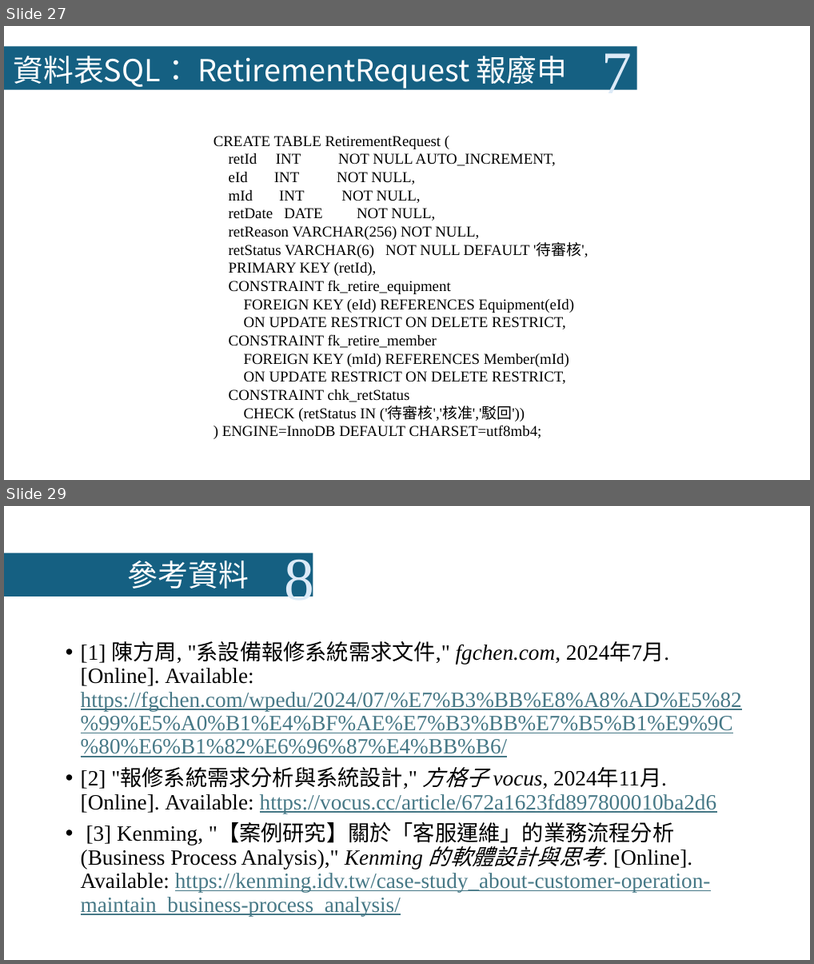
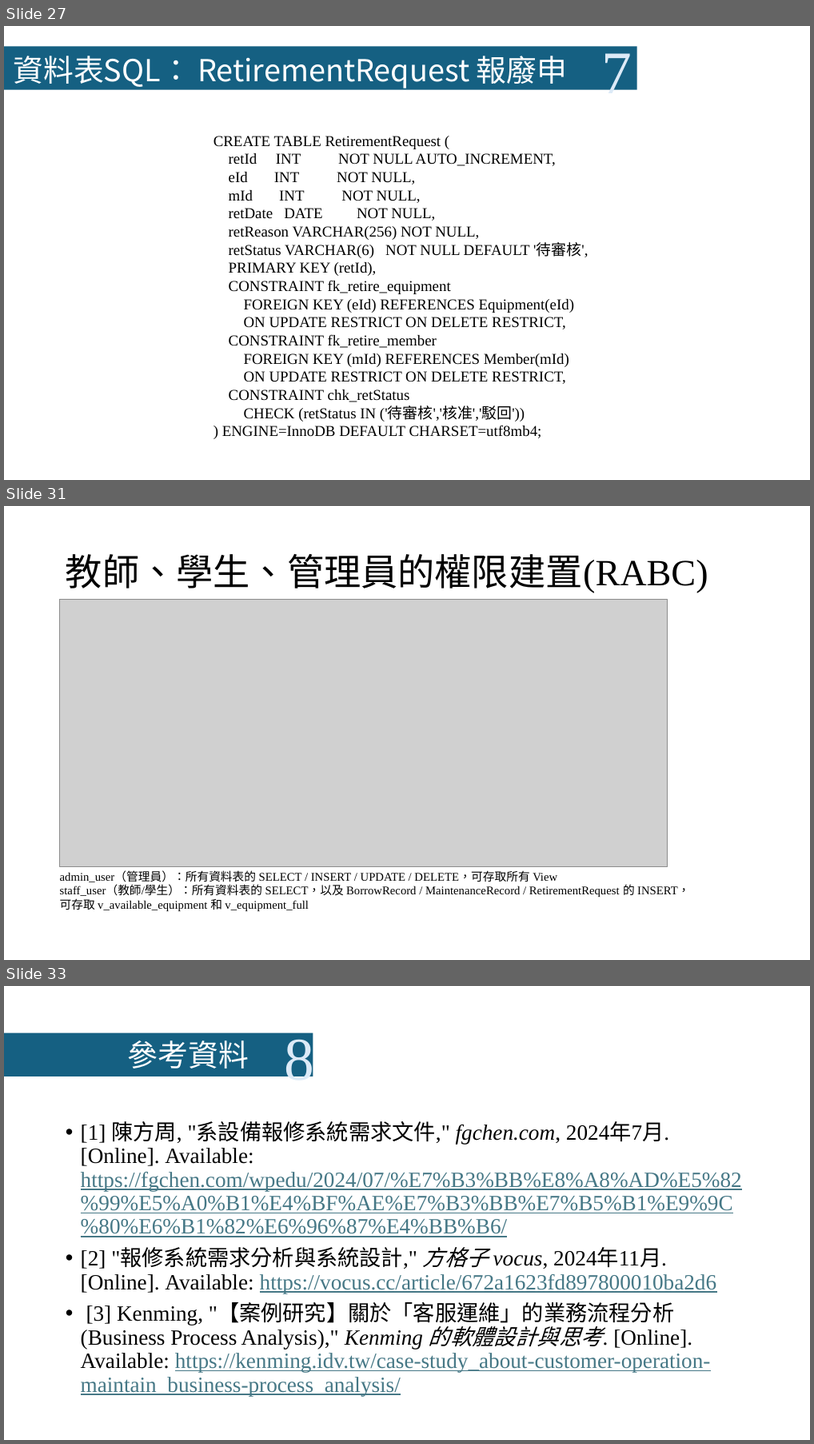
Before and after one commit to LazyEmotionO/NFU_DATABASE, a slide deck: 第四組_資料庫系統期末Part II簡報.pptx. Shown one above the other, each under a label of ours: slides 27 and 29 before the commit, slides 27, 31 and 33 after it; the slides between them are not shown. The pictures are 814x964 and 814x1444 pixels, drawn with LibreOffice and Linux fonts; fonts in the diff are those of the drawing; grey boxes stand for pictures. Boxes give left, top, right and bottom in pixels: in the first picture for what was removed or moved away, otherwise in the second. Text is boxed around its words. In the diff, an @@ line names an element or a change of style, - is before the commit and + after.

```diff
--- a/第四組_資料庫系統期末Part II簡報.pptx
+++ b/第四組_資料庫系統期末Part II簡報.pptx
@@ slide 31 added at box(4, 506, 810, 960), background #FFFFFF @@
@@ title added at box(66, 554, 709, 593), 44 pt, text #000000 @@
+教師、學生、管理員的權限建置(RABC)
@@ picture added at box(60, 600, 668, 867) @@
@@ text added at box(60, 871, 690, 911), 14 pt, text #000000 @@
+admin_user（管理員）：所有資料表的 SELECT / INSERT / UPDATE / DELETE，可存取所有 View
+staff_user（教師/學生）：所有資料表的 SELECT，以及 BorrowRecord / MaintenanceRecord / RetirementRequest 的 INSERT，
+可存取 v_available_equipment 和 v_equipment_full
@@ what was slide 29 is now slide 33 @@
```
Also in this commit, not shown: 6 slides changed, 3 other slides added, 5 other files.
